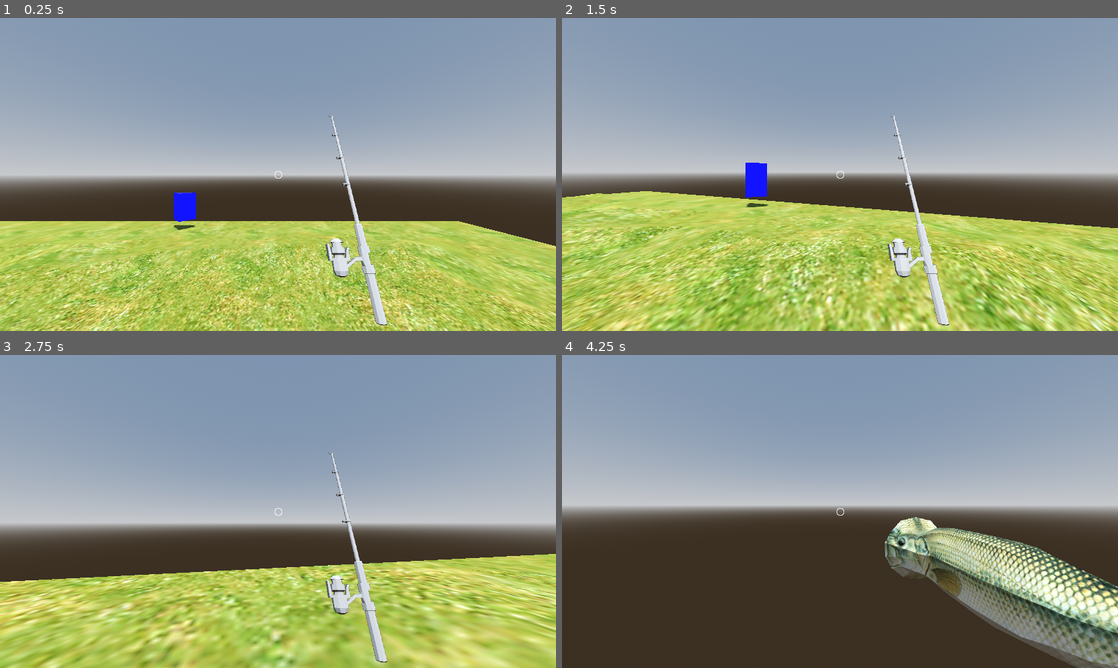
Above: before the commit, frames 1-4 (two rows, left to right).
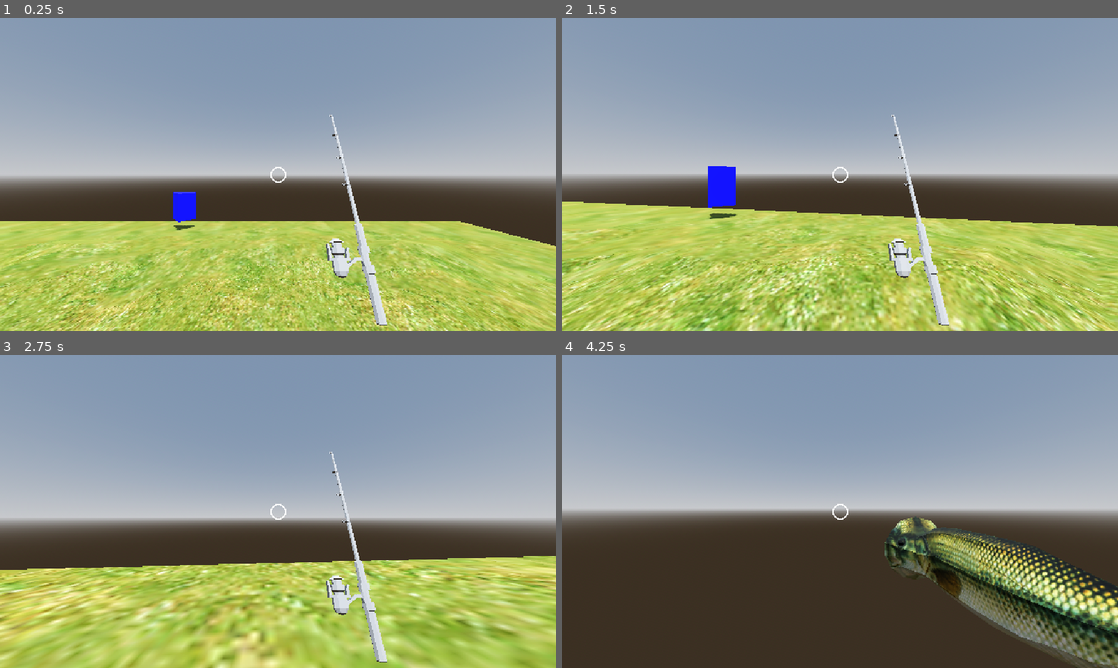
Above: after the commit, the same moments.

Repository: Spacebear9/fishing-project
Game: Godot game, scene res://scenes/script_test.tscn
Same seed, same stepped clock (60 frames per second), same inputs: the game is played once before the commit and once after it.
Inputs (mouse positions are in pixels of both pictures, inside the frame that each line leads up to):
- Up to frame 1 (0.25 s): no input
- Up to frame 2 (1.5 s): move the mouse to (867, 174) at 0.52 s; hold W (movement_forward) from 0.53 s (still down); click (867, 174) at 0.6 s; tap Space (movement_jump) at 0.77 s; move the mouse to (812, 174) at 1.27 s; click (812, 174) at 1.35 s
- Up to frame 3 (2.75 s): keep holding W (movement_forward); tap Space (movement_jump) at 1.52 s; move the mouse to (289, 505) at 2.02 s; click (289, 505) at 2.1 s
- Up to frame 4 (4.25 s): keep holding W (movement_forward); move the mouse to (834, 517) at 2.77 s; click (834, 517) at 2.85 s; tap Space (movement_jump) at 3.02, 3.77 s; tap Enter at 3.5 s; move the mouse to (878, 514) at 3.52 s; click (878, 514) at 3.6 s; tap Mouse wheel up (inventory_next) at 4.15 s

The runs differ from the first frame. In frame 1, 3.7% of the frame differs, in the area x 0-100%, y 30-100%; in frame 2, 24%; in frame 3, 24%; in frame 4, 13%.
Error in both runs: Attempt to call function 'get_node' in base 'null instance' on a null instance. (res://scenes/rod/rod.gd:21)

Commit message:
Bullet instancing
code for bullet instancing is now properly complete, all weapons and bullets should draw from the base Fish and Bullet classes. much more work to be done but those are all design decisions and im going to bed

Diff:
--- a/misc scripts/auto.gd
+++ b/misc scripts/auto.gd
@@ -1,10 +1,11 @@
 extends Node3D
 const gravity = 1
 var player
+var root
 
 func _ready():
 	player = get_node("/root").get_child(1).get_node("player")
-
+	root = get_tree().root
 
 func _process(_delta):
 	if Input.is_action_just_pressed("ui_cancel"):
--- a/project.godot
+++ b/project.godot
@@ -21,6 +21,7 @@
 [display]
 
 window/stretch/mode="viewport"
+window/stretch/scale=2.0
 
 [dotnet]
 
--- /dev/null
+++ b/scenes/fish/bass/bass.gd
@@ -0,0 +1,4 @@
+extends Fish
+
+func _ready2():
+	print("3")
--- a/scenes/fish/bass.tscn
+++ b/scenes/fish/bass/bass.tscn
@@ -1,13 +1,21 @@
-[gd_scene load_steps=4 format=3 uid="uid://cetq5vqqfalmj"]
+[gd_scene load_steps=5 format=3 uid="uid://cetq5vqqfalmj"]
 
 [ext_resource type="ArrayMesh" uid="uid://iboklj1suao5" path="res://scenes/fish/bass/bass.obj" id="1_yi38g"]
 [ext_resource type="Texture2D" uid="uid://dhn06q0f0gpas" path="res://scenes/fish/bass/bass.png" id="2_ggkqx"]
+[ext_resource type="Script" path="res://scenes/fish/bass/bass.gd" id="3_8gu0h"]
 
 [sub_resource type="StandardMaterial3D" id="StandardMaterial3D_bchrx"]
 albedo_texture = ExtResource("2_ggkqx")
+albedo_texture_force_srgb = true
 
 [node name="Node3D" type="MeshInstance3D"]
 transform = Transform3D(-4.37114e-08, 0, -1, 0, 1, 0, 1, 0, -4.37114e-08, 2, 1, -2)
 layers = 2
 mesh = ExtResource("1_yi38g")
 surface_material_override/0 = SubResource("StandardMaterial3D_bchrx")
+script = ExtResource("3_8gu0h")
+
+[node name="AnimationPlayer" type="AnimationPlayer" parent="."]
+
+[node name="fire_point" type="Node3D" parent="."]
+transform = Transform3D(1, 0, 0, 0, 1, 0, 0, 0, 1, -1.79111, 0.0477858, 0)
--- /dev/null
+++ b/scenes/fish/bass/bass2/bass2.gd
@@ -0,0 +1 @@
+extends "res://scenes/fish/fish.gd"
--- /dev/null
+++ b/scenes/fish/bass/bass2/bass2.tscn
@@ -0,0 +1,22 @@
+[gd_scene load_steps=5 format=3 uid="uid://c34sna62xkch6"]
+
+[ext_resource type="ArrayMesh" uid="uid://iboklj1suao5" path="res://scenes/fish/bass/bass.obj" id="1_i0k6h"]
+[ext_resource type="Texture2D" uid="uid://dhn06q0f0gpas" path="res://scenes/fish/bass/bass.png" id="2_ah64p"]
+[ext_resource type="Script" path="res://scenes/fish/bass/bass2/bass2.gd" id="3_wwn22"]
+
+[sub_resource type="StandardMaterial3D" id="StandardMaterial3D_bchrx"]
+albedo_color = Color(1, 0, 0, 1)
+albedo_texture = ExtResource("2_ah64p")
+albedo_texture_force_srgb = true
+
+[node name="Node3D" type="MeshInstance3D"]
+transform = Transform3D(-4.37114e-08, 0, -1, 0, 1, 0, 1, 0, -4.37114e-08, 2, 1, -2)
+layers = 2
+mesh = ExtResource("1_i0k6h")
+surface_material_override/0 = SubResource("StandardMaterial3D_bchrx")
+script = ExtResource("3_wwn22")
+
+[node name="AnimationPlayer" type="AnimationPlayer" parent="."]
+
+[node name="fire_point" type="Node3D" parent="."]
+transform = Transform3D(1, 0, 0, 0, 1, 0, 0, 0, 1, -1.79111, 0.0477858, 0)
--- /dev/null
+++ b/scenes/fish/bullets/bullet01/bullet.tscn
@@ -0,0 +1,25 @@
+[gd_scene load_steps=6 format=3 uid="uid://c4gpud2io7eta"]
+
+[ext_resource type="Script" path="res://scenes/fish/bullets/bullet01/bullet_1.gd" id="1_eapuc"]
+[ext_resource type="ArrayMesh" uid="uid://bnmkmq0gwoupo" path="res://scenes/bobber/bobber_1.obj" id="2_yncpg"]
+
+[sub_resource type="SphereShape3D" id="SphereShape3D_o4qlc"]
+
+[sub_resource type="StandardMaterial3D" id="StandardMaterial3D_y45yi"]
+albedo_color = Color(0, 0, 0, 1)
+
+[sub_resource type="StandardMaterial3D" id="StandardMaterial3D_kg0xp"]
+albedo_color = Color(0, 0, 0, 1)
+
+[node name="bullet" type="StaticBody3D"]
+script = ExtResource("1_eapuc")
+
+[node name="CollisionShape3D" type="CollisionShape3D" parent="."]
+shape = SubResource("SphereShape3D_o4qlc")
+
+[node name="MeshInstance3D" type="MeshInstance3D" parent="."]
+transform = Transform3D(0.5, 0, 0, 0, 0.5, 0, 0, 0, 0.5, 0, 0, 0)
+layers = 2
+mesh = ExtResource("2_yncpg")
+surface_material_override/0 = SubResource("StandardMaterial3D_y45yi")
+surface_material_override/1 = SubResource("StandardMaterial3D_kg0xp")
--- /dev/null
+++ b/scenes/fish/bullets/bullet01/bullet_1.gd
@@ -0,0 +1 @@
+extends Bullet
--- /dev/null
+++ b/scenes/fish/bullets/bullet_base.gd
@@ -0,0 +1,13 @@
+extends StaticBody3D
+class_name Bullet
+var pos
+var target: Vector3
+
+func _spawn(_pos: Vector3, tar: Vector3):
+	pos = _pos
+	target = tar
+func _ready():
+	global_position = pos
+
+func _process(_delta):
+	global_position = global_position.move_toward(target,1)
--- /dev/null
+++ b/scenes/fish/fish.gd
@@ -0,0 +1,36 @@
+extends MeshInstance3D
+class_name Fish
+
+var camera: Camera3D
+var anim: AnimationPlayer
+var fire_point
+var bullet: PackedScene
+
+
+func _ready():
+	print("1")
+	#ready code applicible to every weapon in the game
+	#do not overwrite via polymorphism instead write to _ready2()
+	camera = auto.player.get_node("Camera3D")
+	anim = get_node("AnimationPlayer")
+	fire_point = get_node("fire_point")
+	bullet = load("res://scenes/fish/bullets/bullet01/bullet.tscn")
+	print("2")
+	#_ready2() call includes custom subclass code after _ready()
+	_ready2()
+
+func _process(_delta):
+	#begin cast if able
+	if Input.is_action_just_pressed("primary_action") && !anim.is_playing():
+		_fire(fire_point.global_position,auto.ScreenPointToRay(camera))
+
+#empty code to be used by subclass
+func _ready2():
+	pass
+
+#run when lmb is pressed
+func _fire(launch: Vector3,target: Vector3):
+	var b: Bullet
+	b = bullet.instantiate()
+	b._spawn(launch,target)
+	auto.root.add_child(b)
--- a/scenes/maps/map_objects/water/water.gd
+++ b/scenes/maps/map_objects/water/water.gd
@@ -11,7 +11,7 @@
 	camera = auto.player.get_node("Camera3D")
 	texture = get_node("water_png")
 
-func _process(delta):
+func _process(_delta):
 	if camera.global_position.y < global_position.y :
 		texture.show()
 	else:
--- a/scenes/player/inventory.gd
+++ b/scenes/player/inventory.gd
@@ -5,12 +5,13 @@
 
 func _ready():
 	inventory.append(load("res://scenes/rod.tscn"))
-	inventory.append(load("res://scenes/fish/bass.tscn"))
+	inventory.append(load("res://scenes/fish/bass/bass.tscn"))
+	inventory.append(load("res://scenes/fish/bass/bass2/bass2.tscn"))
 
 	add_child(inventory[selected].instantiate())
 
 
-func _process(delta):
+func _process(_delta):
 	if Input.is_action_just_pressed("inventory_next"):
 		selected = (selected+1)%inventory.size()
 		get_child(0).queue_free()
--- a/scenes/player/player.gd
+++ b/scenes/player/player.gd
@@ -23,11 +23,11 @@
 	#capture mouse
 	Input.mouse_mode = Input.MOUSE_MODE_CAPTURED
 
-func _process(delta):
+func _process(_delta):
 	view_cam.global_transform = camera.global_transform
 
 
-func _physics_process(delta):
+func _physics_process(_delta):
 
 
 
@@ -42,7 +42,8 @@
 	camera.rotation.z = move_toward(camera.rotation.z,sign(-move_dir.x)*strafe_factor,.02)
 
 	#all player velocity checks
-	velocity.y -= auto.gravity
+	if !is_on_floor():
+		velocity.y -= auto.gravity
 
 	ys = velocity.y
 	velocity.y = 0
--- a/scenes/player/player.tscn
+++ b/scenes/player/player.tscn
@@ -8,9 +8,8 @@
 
 [sub_resource type="CapsuleShape3D" id="CapsuleShape3D_mvgaa"]
 
-[node name="player" type="CharacterBody3D" node_paths=PackedStringArray("anim")]
+[node name="player" type="CharacterBody3D"]
 script = ExtResource("1_qgp6a")
-anim = NodePath("")
 
 [node name="player" type="MeshInstance3D" parent="."]
 transform = Transform3D(1, 0, 0, 0, 1, 0, 0, 0, 1, 0, 1, 0)
@@ -38,7 +37,9 @@
 
 [node name="SubViewport" type="SubViewport" parent="Camera3D/SubViewportContainer"]
 transparent_bg = true
-size = Vector2i(1152, 648)
+handle_input_locally = false
+size = Vector2i(576, 324)
+render_target_update_mode = 4
 
 [node name="view_cam" type="Camera3D" parent="Camera3D/SubViewportContainer/SubViewport"]
 transform = Transform3D(1, 0, 0, 0, 1, 0, 0, 0, 1, 0, 2, 0)
--- a/scenes/rod/rod.gd
+++ b/scenes/rod/rod.gd
@@ -29,7 +29,7 @@
 	#
 	cast_point = get_node("cast_point")
 
-func _process(delta):
+func _process(_delta):
 		#begin cast if able
 	if Input.is_action_just_pressed("primary_action") && !anim.is_playing() && bState == 0:
 		anim.play("swing")
Not shown, changed: bass.blend
Not shown, changed: bass.blend1
